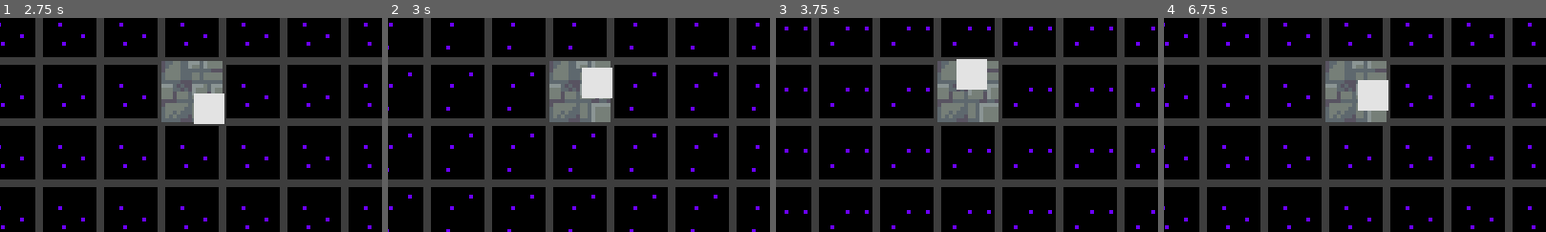
Above: before the commit, frames 1-4 (left to right).
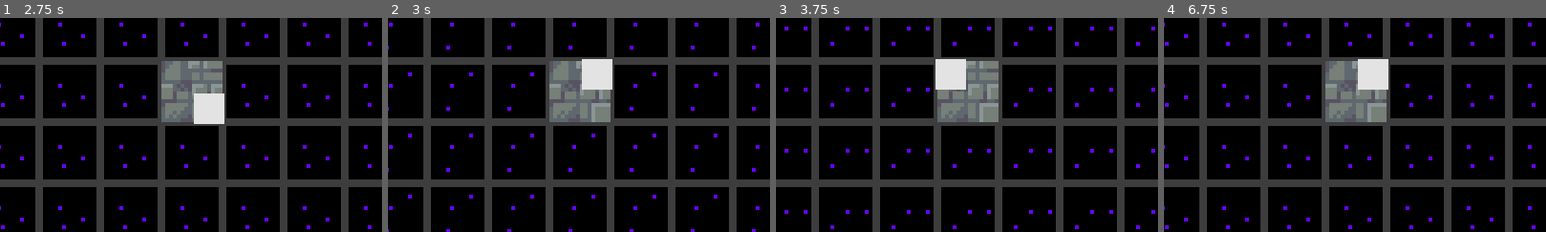
Above: after the commit, the same moments.

Repository: MrBSmith/Global2020
Game: Godot game, scene res://Scenes/GUI/Menus/ScreenTitle/ScreenTitle.tscn
The game is run twice, just before and just after one commit, with the same random seed, the same clock (stepped at 60 frames per second) and the same inputs.
Inputs (mouse positions are % of the whole screen's width and height, from its top left):
- Up to frame 1 (2.75 s): tap Enter (ui_accept) at 0.5, 0.77, 1.52 s; move the mouse to (72, 45) at 0.52 s; hold Right (ui_right) 0.53-1.28 s; hold 1 (fast_speed) 0.53-1.28 s; tap 2 (medium_speed) at 0.8, 1.35 s; move the mouse to (26, 7) at 1.27 s; hold Down (ui_down) 1.28-2.03 s; tap 3 (slow_speed) at 1.55 s; move the mouse to (26, 93) at 2.02 s; hold Right (ui_right) from 2.03 s (still down); hold 3 (slow_speed) from 2.03 s (still down); tap 1 (fast_speed) at 2.3 s
- Up to frame 2 (3 s): move the mouse to (50, 50) at 2.77 s; release Right (ui_right) at 2.78 s; release 3 (slow_speed) at 2.78 s; hold Up (ui_up) from 2.78 s (still down); tap 1 (fast_speed) at 2.85 s
- Up to frame 3 (3.75 s): tap Enter (ui_accept) at 3.02 s; tap 2 (medium_speed) at 3.05 s; move the mouse to (74, 7) at 3.52 s; release Up (ui_up) at 3.53 s; hold Left (ui_left) from 3.53 s (still down); hold 3 (slow_speed) from 3.53 s (still down); click (74, 7) at 3.6 s
- Up to frame 4 (6.75 s): tap Enter (ui_accept) at 3.77, 4.52, 6.02 s; move the mouse to (74, 93) at 4.27 s; release 3 (slow_speed) at 4.28 s; tap 2 (medium_speed) at 4.35 s; tap 1 (fast_speed) at 4.55 s; move the mouse to (90, 17) at 5.02 s; release Left (ui_left) at 5.03 s; hold Down (ui_down) 5.03-5.78 s; hold 2 (medium_speed) 5.03-5.78 s; tap Mouse wheel down (rotate_card_anti_clock) at 5.1 s; move the mouse to (90, 3) at 5.77 s; hold Right (ui_right) 5.78-6.53 s; tap Mouse wheel up (rotate_card_clock) at 5.85 s; tap 3 (slow_speed) at 6.05 s; move the mouse to (98, 17) at 6.52 s; hold Up (ui_up) from 6.53 s (still down); hold 3 (slow_speed) from 6.53 s (still down)
The pictures show only the part of the screen within x 25-75%, y 33-83%; the shares and areas given below are measured in that part.

Frame 1 is identical in both runs. In frame 2, 0.6% of the frame differs, in the area x 50-59%, y 19-38%; in frame 3, 1.6%, in the area x 41-56%, y 19-34%; in frame 4, 1.6%.

Commit message:
Correct scene changing and color pick bugs

Diff:
--- a/BaseClasses/Card_Base.gd
+++ b/BaseClasses/Card_Base.gd
@@ -152,7 +152,7 @@
 	var color_pick = rng.randi_range(1, total_chance - 1)
 	var previous_scores = 0
 	for color_key in color_chance:
-		if previous_scores < color_pick && color_pick < color_chance.get(color_key) + previous_scores:
+		if previous_scores < color_pick && color_pick <= color_chance.get(color_key) + previous_scores:
 			return color_key # color found
 		else:
 			previous_scores += color_chance.get(color_key) # color not found
@@ -256,6 +256,7 @@
 	if body is Player && card_placed:
 		tiles_touched += 1
 
+
 # Triggered when a player live a tile composing the card
 func on_tile_body_exited(body: PhysicsBody2D):
 	if body is Player && card_placed:
@@ -266,11 +267,13 @@
 
 # -- Card destruction --
 
-
 # Replace every tile of the card by a void_tile in the grid,
 # Emit a signal to the hand, to signify that a slot has been freed, and tell which one
 # Then queue free the card
 func destroy():
+	if SCENES.scene_transitioning:
+		return
+
 	for tile in tiles_array:
 		var tile_pos = tile.get_global_position()
 		var grid_node = get_tree().get_current_scene().find_node("Grid")
--- /dev/null
+++ b/Global/Autoloads/SCENES.gd
@@ -0,0 +1,10 @@
+extends Node
+
+onready var gameover = preload("res://Scenes/GUI/Menus/LoseMenu/GameOver.tscn")
+onready var game = preload("res://Scenes/Game/Game.tscn")
+
+var scene_transitioning : bool = false
+
+func goto_to(scene : PackedScene):
+	scene_transitioning = true
+	var _err = get_tree().change_scene_to(scene)
--- a/Scenes/Character/Character.gd
+++ b/Scenes/Character/Character.gd
@@ -8,7 +8,6 @@
 export var speed : float = 10
 export var friction : float = 0.08
 export var acceleration : float = 0.08
-export var gayness : int
 
 var velocity := Vector2.ZERO
 var direction := Vector2()
@@ -43,12 +42,6 @@
 
 func _input(_event):
 	direction = Vector2()
-	if Input.is_action_pressed("fast_speed"):
-		speed = fast_speed
-	if Input.is_action_pressed("medium_speed"):
-		speed = medium_speed
-	if Input.is_action_pressed("slow_speed"):
-		speed = slow_speed
 
 	if Input.is_action_pressed("ui_right"):
 		direction.x += 1
--- a/Scenes/GUI/Menus/LoseMenu/GameOver.gd
+++ b/Scenes/GUI/Menus/LoseMenu/GameOver.gd
@@ -1,18 +1,10 @@
 extends Control
 
-onready var children_array = get_children()
-onready var node_Timer = get_node("Timer")
+func _ready():
+	SCENES.scene_transitioning = false
 
-func _physics_process(_delta):
-	pass
 
-func on_ready():
-	for child in children_array:
-		if(child.has_method("on_ready")):
-			child.on_ready()
-
-func on_timer_started():
-	print("Timer started!")
-
-func on_timer_timeout():
-	print("Timer timeout")
+func _input(event):
+	if event is InputEventKey:
+		if event.scancode == KEY_R:
+			SCENES.goto_to(SCENES.game)
--- a/Scenes/GUI/Menus/LoseMenu/GameOver.tscn
+++ b/Scenes/GUI/Menus/LoseMenu/GameOver.tscn
@@ -1,8 +1,7 @@
-[gd_scene load_steps=15 format=2]
+[gd_scene load_steps=14 format=2]
 
 [ext_resource path="res://Global/Fonts/BoldCapsPixel.ttf" type="DynamicFontData" id=1]
 [ext_resource path="res://Scenes/GUI/Menus/LoseMenu/GameOver.gd" type="Script" id=2]
-[ext_resource path="res://Scenes/GUI/Menus/LoseMenu/GameOverTimer.gd" type="Script" id=3]
 
 [sub_resource type="DynamicFont" id=1]
 size = 32
@@ -101,12 +100,3 @@
 __meta__ = {
 "_edit_use_anchors_": false
 }
-
-[node name="Timer" type="Timer" parent="."]
-process_mode = 0
-wait_time = 20.0
-one_shot = true
-script = ExtResource( 3 )
-__meta__ = {
-"_editor_description_": "Timer to allow player to restart after holding R for [WAIT TIME] second"
-}
--- a/Scenes/GUI/Timer/NTimer.gd
+++ b/Scenes/GUI/Timer/NTimer.gd
@@ -1,6 +1,4 @@
 extends Node2D
-
-onready var scene_gameover = preload("res://Scenes/GUI/Menus/LoseMenu/GameOver.tscn")
 
 onready var node_gameoverscene : Node
 
@@ -30,11 +28,5 @@
 
 
 func on_timer_timeout():
-	if(!is_on_gameover_screen):
-		node_gameoverscene = scene_gameover.instance()
-		node_gameoverscene.set_position(Vector2(0,0))
-		add_child(node_gameoverscene)
-		is_on_gameover_screen = true
-	else:
-		node_gameoverscene.queue_free()
-		var _err = get_tree().reload_current_scene()
+	if !is_on_gameover_screen:
+		SCENES.goto_to(SCENES.gameover)
--- a/Scenes/Game/Game.gd
+++ b/Scenes/Game/Game.gd
@@ -8,6 +8,8 @@
 export var grid_size : int = 8
 
 func _ready():
+	SCENES.scene_transitioning = false
+
 	# Notify the Void node of the size of the map, so it can generate the right number of void tiles
 	grid_gen_node.grid_size = grid_size
 	grid_gen_node.on_ready()
--- a/Scenes/Game/Game.tscn
+++ b/Scenes/Game/Game.tscn
@@ -27,7 +27,6 @@
 speed = 60.0
 friction = 0.25
 acceleration = 0.25
-gayness = 100
 
 [node name="Music" type="Node" parent="."]
 script = ExtResource( 8 )
--- a/project.godot
+++ b/project.godot
@@ -95,6 +95,10 @@
 config/name="Tile Gen"
 run/main_scene="res://Scenes/GUI/Menus/ScreenTitle/ScreenTitle.tscn"
 config/icon="res://icon.png"
+
+[autoload]
+
+SCENES="*res://Global/Autoloads/SCENES.gd"
 
 [display]
 
